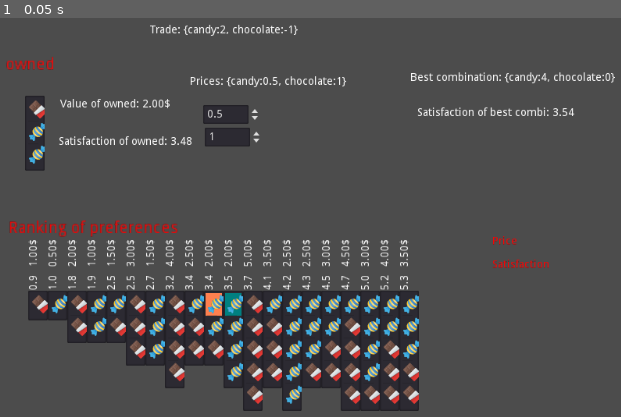
Above: before the commit, frame 1.
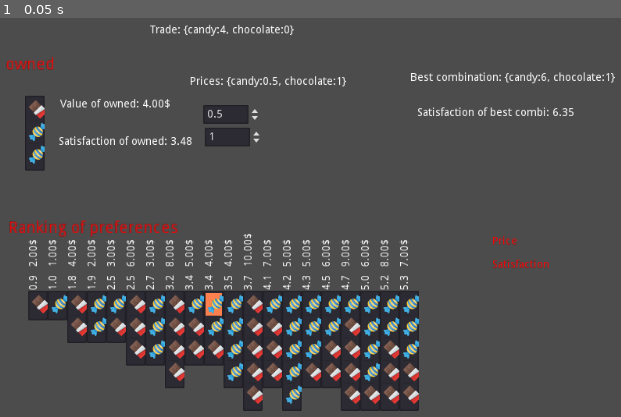
Above: after the commit, the same moment.

Repository: carlostgit/Prices
Game: Godot game, scene res://MainScene.tscn
Same seed, same stepped clock (60 frames per second), same inputs: the game is played once before the commit and once after it. The engine's default icon, where the game draws it, is replaced by a stand-in: a white triangle on a blue panel in a dark square.
Inputs:
- Up to frame 1 (0.05 s): no input

The runs differ from the first frame. In frame 1, 0.5% of the frame differs, in the area x 4-99%, y 1-75%.

Commit message:
Actualización de precios. (Todavía con errores. No se actuliza el ranking de preferencias)

Diff:
--- a/MainScene.gd
+++ b/MainScene.gd
@@ -11,18 +11,43 @@
 # Declare member variables here. Examples:
 # var a = 2
 # var b = "text"
-
+var _satisfaction_calculator:SatisfactionCalculator = null
+var _owned_items_dict = {"chocolate":1, "candy":2}
+var _trade_calculator:TradeCalculator = null
 
 # Called when the node enters the scene tree for the first time.
 func _ready():
 #	Owned items
-	var owned_items_dict = {"chocolate":1, "candy":2}
-	$OwnedItems.init_with_combidict(owned_items_dict,"owned",["",""])
+#	var owned_items_dict = {"chocolate":1, "candy":2}
+	init()
+	pass # Replace with function body.
 
-#	CombinationSatisfactionList
+
+# Called every frame. 'delta' is the elapsed time since the previous frame.
+#func _process(delta):
+#	pass
+
+func init()->void:
+	$OwnedItems.init_with_combidict(_owned_items_dict,"owned",["",""])
+	_satisfaction_calculator = create_satisfaction_calculator()
+	_trade_calculator = TradeCalculator.new(_satisfaction_calculator)
+	update_ranking_of_preferences()
+	update_prices()
+	update_after_prices_changed()
+
+
+func update_after_prices_changed()->void:
+	update_of_owned_combination()
+	update_best_combination()
+	update_trade()
+
+
+func create_satisfaction_calculator()->SatisfactionCalculator:
 	var satisfaction_calculator:SatisfactionCalculator = SatisfactionCalculator.new()
 	satisfaction_calculator.init_default_satisfaction()
+	return satisfaction_calculator
 
+func update_ranking_of_preferences()->void:
 	var combination_creator = CombinationCreator.new() #Pasar mejor esto a auto load, o como estático
 	var combination_list:CombinationList = combination_creator.calculate_combination_list(5)
 #	print(combination_list.get_thing_quantity_dict_array())
@@ -32,7 +57,7 @@
 	var combination_satisfaction_list:CombinationValueList = CombinationValueList.new()
 	var combination_price_list:CombinationValueList = CombinationValueList.new()
 	for combination in combinations_array:
-		var satisf:float = satisfaction_calculator.calculate_satisf_of_combination(combination)
+		var satisf:float = _satisfaction_calculator.calculate_satisf_of_combination(combination)
 		combination_satisfaction_list.add_combination_value(combination,satisf)
 		var price = Prices.calculate_combination_price(combination)
 		combination_price_list.add_combination_value(combination,price)
@@ -48,13 +73,22 @@
 #	TODO: combination_price_list, meterlo en $CombinationSatisfaction
 	$CombinationSatisfaction.init(combination_satisfaction_list, combination_price_list, "Ranking of preferences")
 
-
-	#Satisfaction of owned combination
+func update_of_owned_combination()->void:
+		#Satisfaction of owned combination
 	var owned_combination:Combination = $OwnedItems.get_combination()
 	var owned_color:Color = Color( 1, 0.5, 0.31, 1 )
 	$CombinationSatisfaction.highlight_combination_with_color(owned_combination,owned_color)
-	var satisf_of_owned:float = satisfaction_calculator.calculate_satisf_of_combination(owned_combination)
+	var satisf_of_owned:float = _satisfaction_calculator.calculate_satisf_of_combination(owned_combination)
 	$OwnedItems/LabelSatisfaction.set_text("Satisfaction of owned: " + String(satisf_of_owned).pad_decimals(2))
+
+	var value_of_owned:float = Prices.calculate_combidict_price(_owned_items_dict)
+	$OwnedItems/LabelValueOfOwned.set_text("Value of owned: "+String(value_of_owned).pad_decimals(2)+ "$")
+
+func get_value_of_owned_combination()->float:
+	var value_of_owned:float = Prices.calculate_combidict_price(_owned_items_dict)
+	return value_of_owned
+
+func update_prices()->void:
 	#Precios
 #	var combination_prices:CombinationItem = CombinationItem.new()
 #	combination_prices.init_with_combidict(Prices.get_combidict(),"Prices",[str(Prices.get_combidict())])
@@ -66,31 +100,32 @@
 	$Prices/CandyPrice.set_value(candy_price)
 	$Prices/ChocolatePrice.set_value(chocolate_price)
 	#
+func update_best_combination()->void:
+	#	Best combination
 
-	var value_of_owned:float = Prices.calculate_combidict_price(owned_items_dict)
-	$OwnedItems/LabelValueOfOwned.set_text("Value of owned: "+String(value_of_owned).pad_decimals(2)+ "$")
-
-#	Best combination
-	var trade_calculator:TradeCalculator = TradeCalculator.new(satisfaction_calculator)
-	var best_combidict:Dictionary = trade_calculator.calculate_best_combidict(value_of_owned)
+	var best_combidict:Dictionary = _trade_calculator.calculate_best_combidict(get_value_of_owned_combination())
 	var best_combination:Combination = Combination.new(best_combidict)
 	var best_color:Color = Color( 0, 0.5, 0.5, 1 )
 	$CombinationSatisfaction.highlight_combination_with_color(best_combination,best_color)
 	$BestCombination/LabelBestCombination.set_text("Best combination: " + str(best_combidict))
-	var satisf_of_best_combi:float = satisfaction_calculator.calculate_satisf_of_combination(best_combination)
+	var satisf_of_best_combi:float = _satisfaction_calculator.calculate_satisf_of_combination(best_combination)
 	$BestCombination/LabelSatisfaction.set_text("Satisfaction of best combi: " + String(satisf_of_best_combi).pad_decimals(2))
 	var value_of_best_combi:float = Prices.calculate_combination_price(best_combination)
-#
-#	Trade calculation
-	var trade_combidict:Dictionary = trade_calculator.calculate_trade_for_combidict(owned_items_dict)
+
+func update_trade()->void:
+	var trade_combidict:Dictionary = _trade_calculator.calculate_trade_for_combidict(_owned_items_dict)
 	$LabelTrade.set_text("Trade: "+str(trade_combidict))
-#
 
 
 
-	pass # Replace with function body.
+
+func _on_CandyPrice_value_changed(value):
+	Prices.set_price_of_product("candy",value)
+	$Prices/LabelPrices.set_text("Prices: "+str(Prices.get_combidict()))
+	update_after_prices_changed()
 
 
-# Called every frame. 'delta' is the elapsed time since the previous frame.
-#func _process(delta):
-#	pass
+func _on_ChocolatePrice_value_changed(value):
+	Prices.set_price_of_product("chocolate",value)
+	$Prices/LabelPrices.set_text("Prices: "+str(Prices.get_combidict()))
+	update_after_prices_changed()
--- a/MainScene.tscn
+++ b/MainScene.tscn
@@ -91,6 +91,9 @@
 margin_right = 106.0
 margin_bottom = 96.0
 step = 0.1
+__meta__ = {
+"_edit_use_anchors_": false
+}
 
 [node name="ChocolatePrice" type="SpinBox" parent="Prices"]
 margin_left = 34.0
@@ -98,3 +101,5 @@
 margin_right = 108.0
 margin_bottom = 125.0
 step = 0.1
+[connection signal="value_changed" from="Prices/CandyPrice" to="." method="_on_CandyPrice_value_changed"]
+[connection signal="value_changed" from="Prices/ChocolatePrice" to="." method="_on_ChocolatePrice_value_changed"]
--- a/Prices.gd
+++ b/Prices.gd
@@ -9,6 +9,7 @@
 var _products = ["chocolate","candy"]
 var _currency = "candy"
 var _prices_dict = {"chocolate": 1.0, "candy":0.5}
+
 
 
 # Called when the node enters the scene tree for the first time.
@@ -25,6 +26,10 @@
 #func _process(delta):
 #	pass
 
+func set_price_of_product(product_arg:String, price_arg:float)->void:
+	if _products.has(product_arg):
+		_prices_dict[product_arg]=price_arg
+
 func get_price_of_product(product_arg:String)->float:
 	if _products.has(product_arg):
 		return _prices_dict[product_arg]
@@ -40,7 +45,12 @@
 	for product in combidict_arg.keys():
 		if _prices_dict.has(product):
 			total_price += _prices_dict[product]*combidict_arg[product]
-	return total_price
+
+	var price_of_currency:float = _prices_dict[_currency]
+
+	var total_price_for_currency = total_price/price_of_currency
+
+	return total_price_for_currency
 
 func get_products()->Array:
 	return _products
